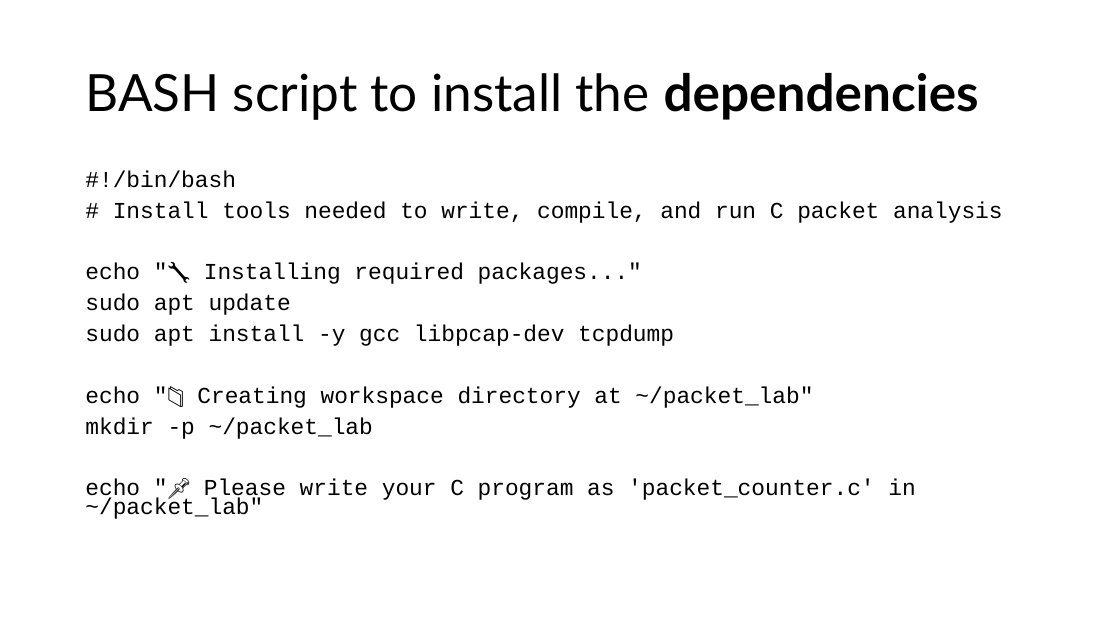
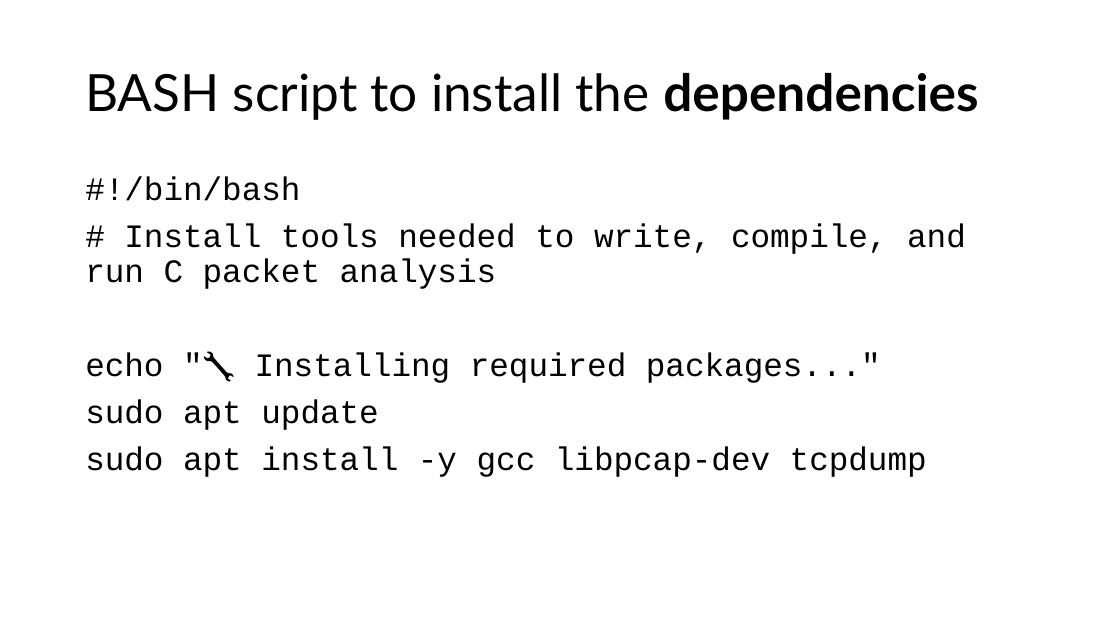
Before and after one commit to linuxgeeked/public, a slide deck: slide 17 of CyberCamp2025/2025_CyberCamp.pptx. Drawn at 1120x630 pixels with LibreOffice and Linux fonts; fonts in the diff are those of the drawing. Boxes give left, top, right and bottom in pixels: in the first picture for what was removed or moved away, otherwise in the second. Text is boxed around its words. In the diff, an @@ line names an element or a change of style, - is before the commit and + after.

```diff
--- a/CyberCamp2025/2025_CyberCamp.pptx
+++ b/CyberCamp2025/2025_CyberCamp.pptx
@@ text "#!/bin/bash" at (85,176,966,477): size 19.6 to 28 pt; line spacing 0.7 to 0.9 @@
@@ text at (85,386,915,519): paragraphs removed @@
-echo "📁 Creating workspace directory at ~/packet_lab"
-mkdir -p ~/packet_lab
-echo "📌 Please write your C program as 'packet_counter.c' in ~/packet_lab"
```
Also in this commit, not shown: 8 other slides changed, 8 other files.
